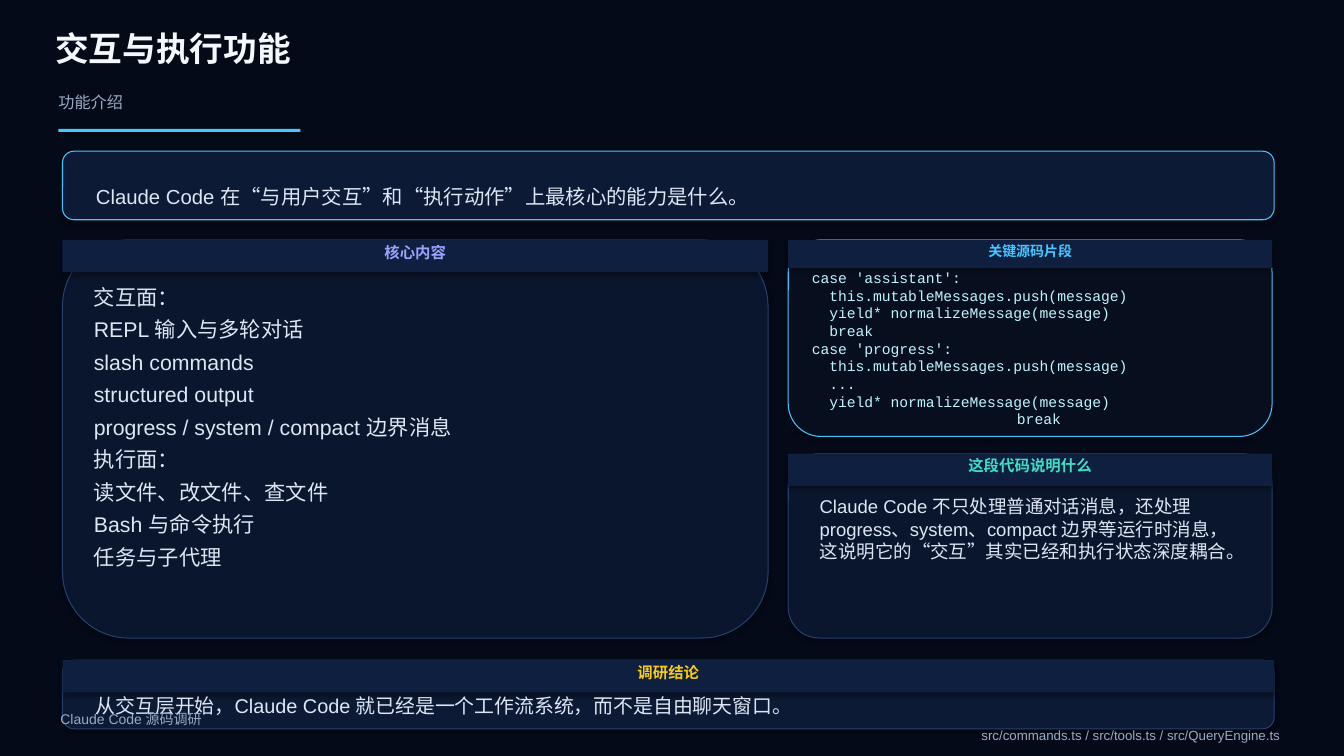
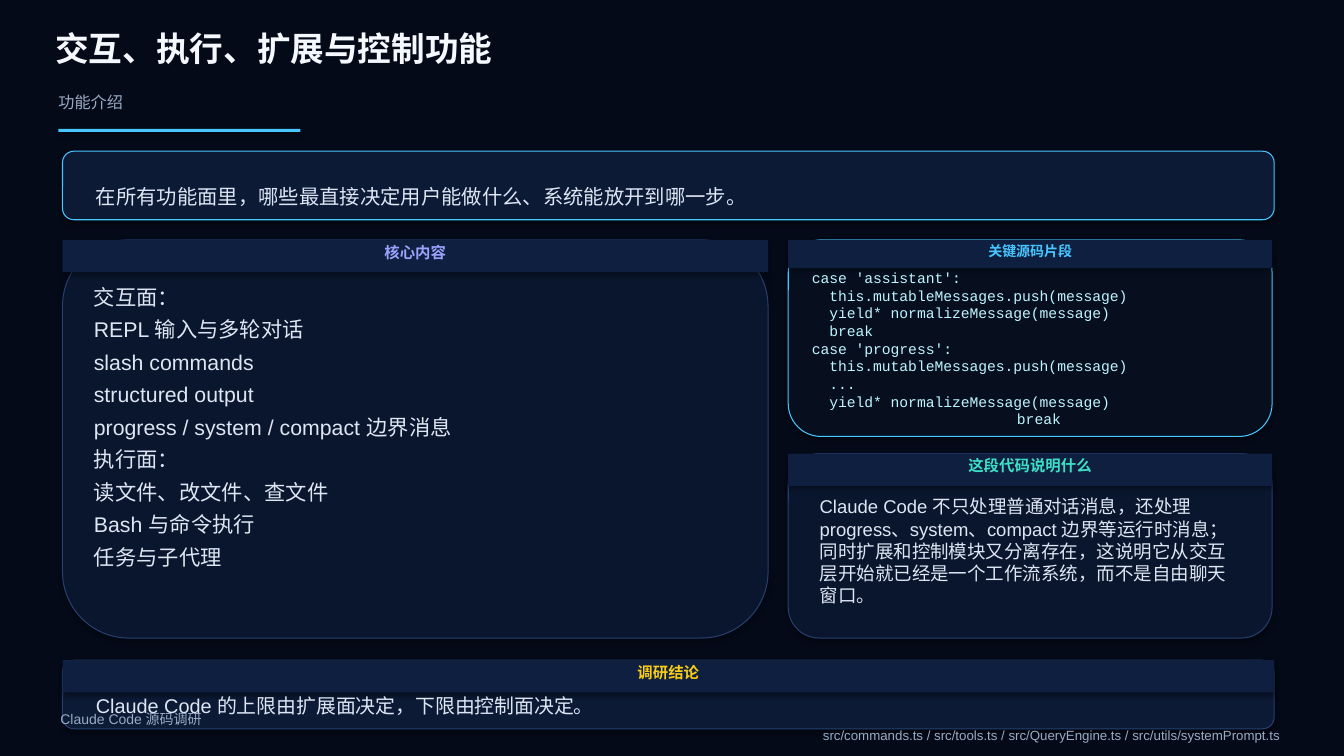
Before and after one commit to boboliu-1010/ccode, a slide deck: slide 14 of docs/zh/10-Claude Code 源码调研.pptx (slide 19 before the commit). Drawn at 1344x756 pixels with LibreOffice and Linux fonts; fonts in the diff are those of the drawing. Boxes give left, top, right and bottom in pixels: in the first picture for what was removed or moved away, otherwise in the second. Text is boxed around its words. In the diff, an @@ line names an element or a change of style, - is before the commit and + after.

```diff
--- a/docs/zh/10-Claude Code 源码调研.pptx
+++ b/docs/zh/10-Claude Code 源码调研.pptx
@@ text at (55, 32, 492, 64): text changed @@
-交互与执行功能
+交互、执行、扩展与控制功能
@@ text at (96, 187, 746, 206): text changed @@
-Claude Code 在“与用户交互”和“执行动作”上最核心的能力是什么。
+在所有功能面里，哪些最直接决定用户能做什么、系统能放开到哪一步。
@@ text at (820, 497, 1228, 604): text changed @@
-Claude Code 不只处理普通对话消息，还处理 progress、system、compact 边界等运行时消息，这说明它的“交互”其实已经和执行状态深度耦合。
+Claude Code 不只处理普通对话消息，还处理 progress、system、compact 边界等运行时消息；同时扩展和控制模块又分离存在，这说明它从交互层开始就已经是一个工作流系统，而不是自由聊天窗口。
@@ text at (96, 696, 594, 718): text changed @@
-从交互层开始，Claude Code 就已经是一个工作流系统，而不是自由聊天窗口。
+Claude Code 的上限由扩展面决定，下限由控制面决定。
@@ text at (823, 730, 1279, 743): text changed @@
-src/commands.ts / src/tools.ts / src/QueryEngine.ts
+src/commands.ts / src/tools.ts / src/QueryEngine.ts / src/utils/systemPrompt.ts
```
Also in this commit, not shown: 29 other slides changed, 2 slides added, 18 slides removed, 2 other files.
